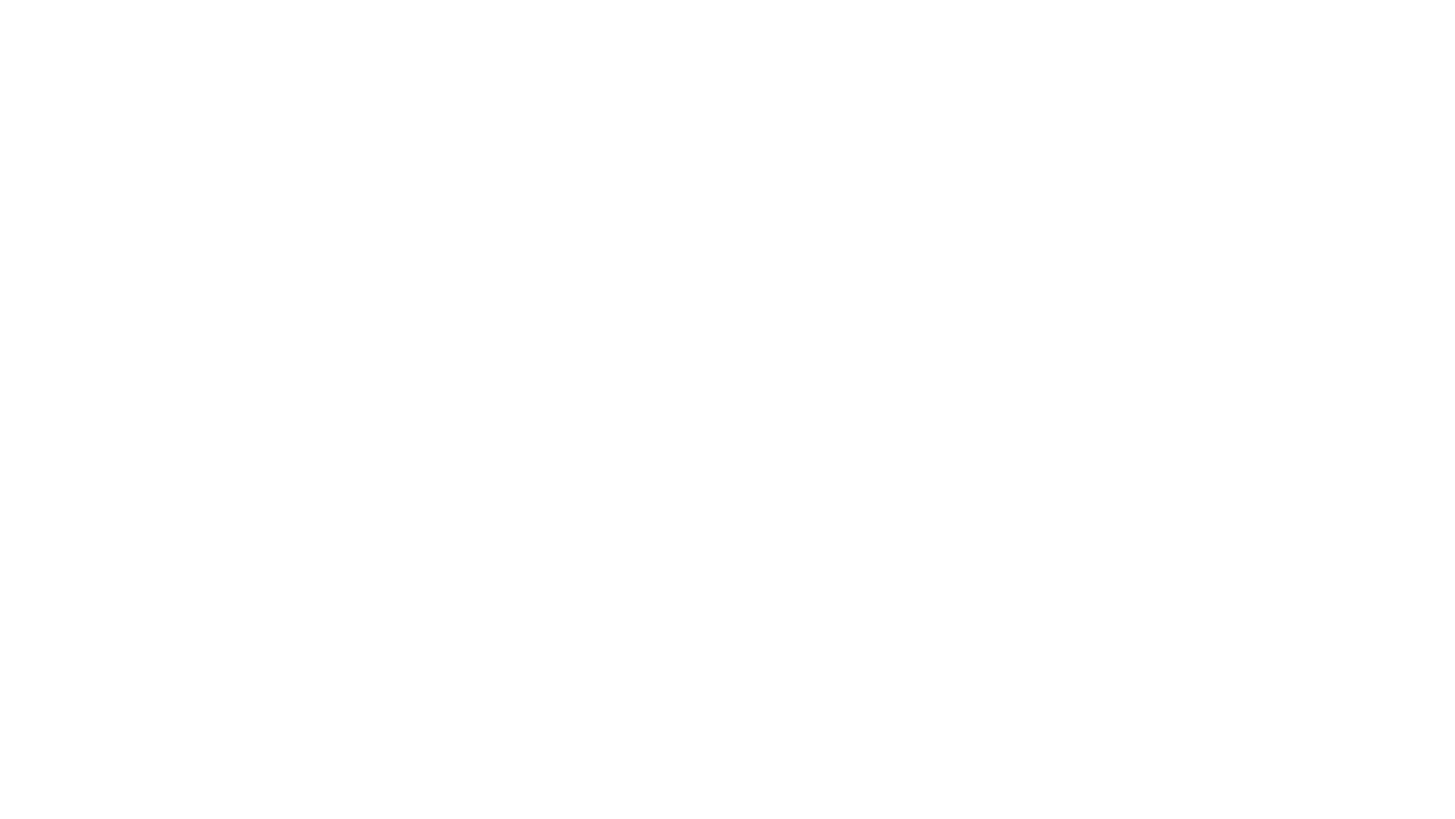
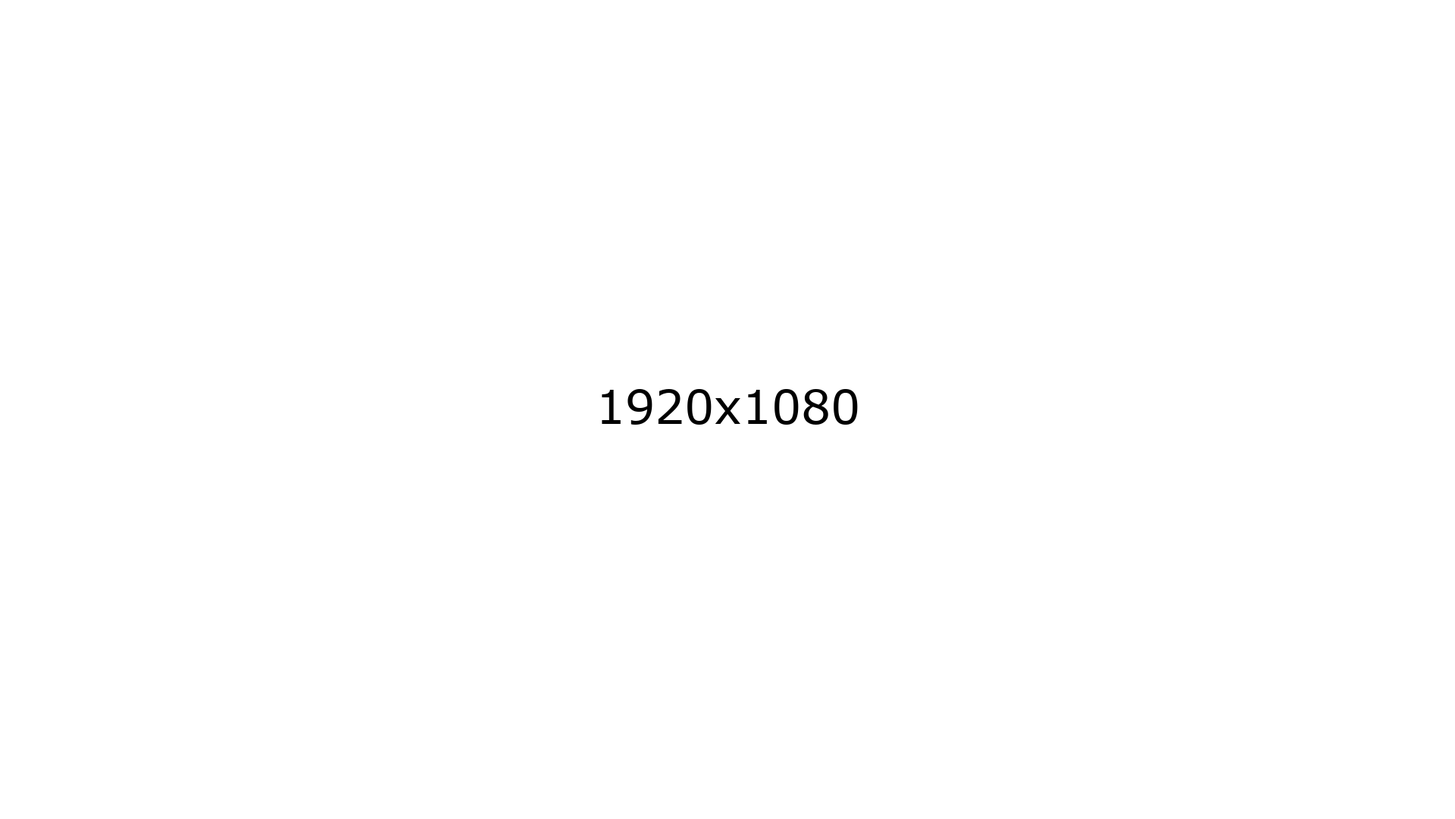
Layers edited between the first and the second 1455x819 image:
added layer "1920x1080" above "White" over [601, 388, 859, 425]
added layer "White" above "1920x1080 base" over [601, 388, 859, 425]
